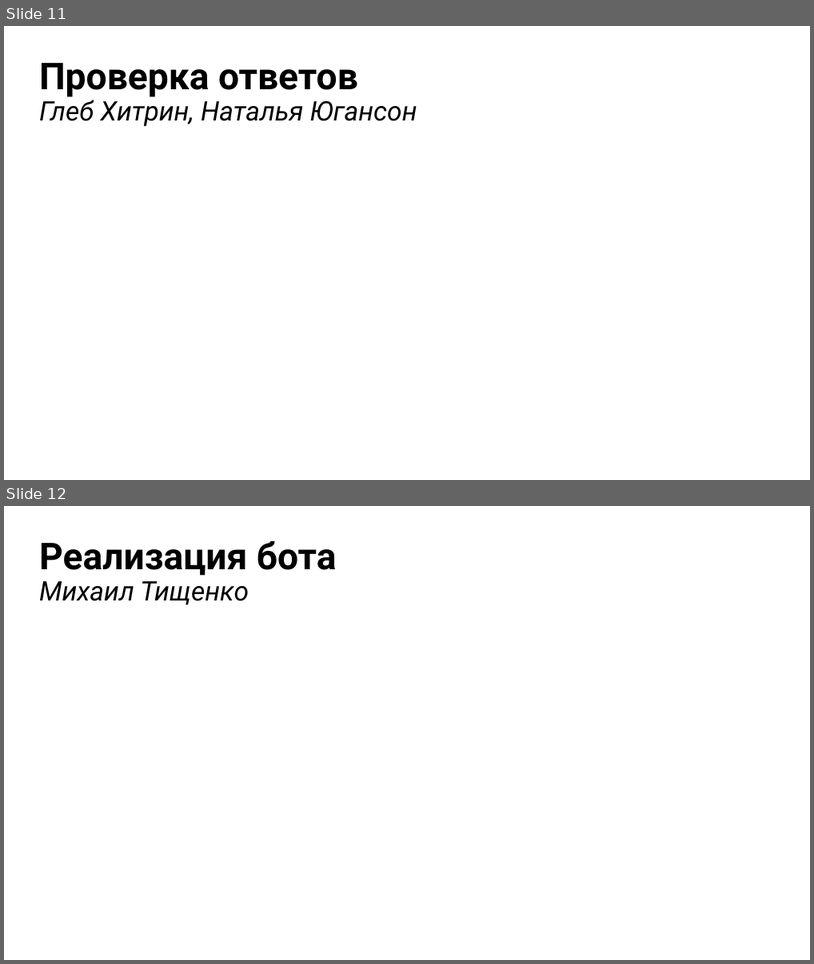
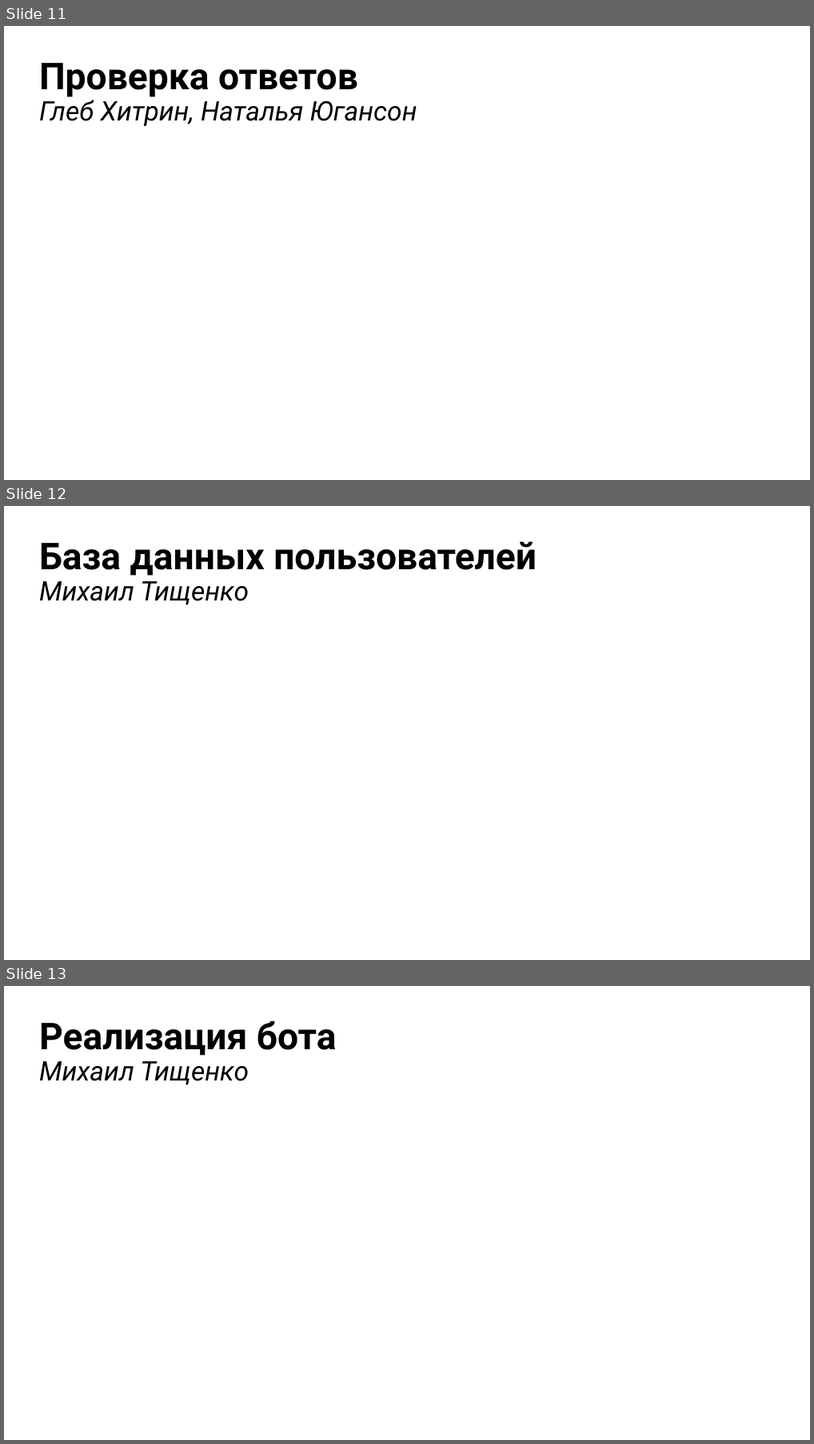
Before and after one commit to yugansonchik/GeoQuest, a slide deck: Презентация GeoQuest.pptx. Shown one above the other, each under a label of ours: slides 11 and 12 before the commit, slides 11, 12 and 13 after it. The pictures are 814x964 and 814x1444 pixels, drawn with LibreOffice and Linux fonts; fonts in the diff are those of the drawing. Boxes give left, top, right and bottom in pixels: in the first picture for what was removed or moved away, otherwise in the second. Text is boxed around its words. In the diff, an @@ line names an element or a change of style, - is before the commit and + after.

Commit message:
Presentation was updated

```diff
--- a/Презентация GeoQuest.pptx
+++ b/Презентация GeoQuest.pptx
@@ slide 12 added at bbox=[4, 506, 810, 960], background #FFFFFF @@
@@ title added at bbox=[39, 541, 537, 605], 44 pt, text #000000, bold @@
+База данных пользователей
+Михаил Тищенко
@@ what was slide 12 is now slide 13 @@
```
